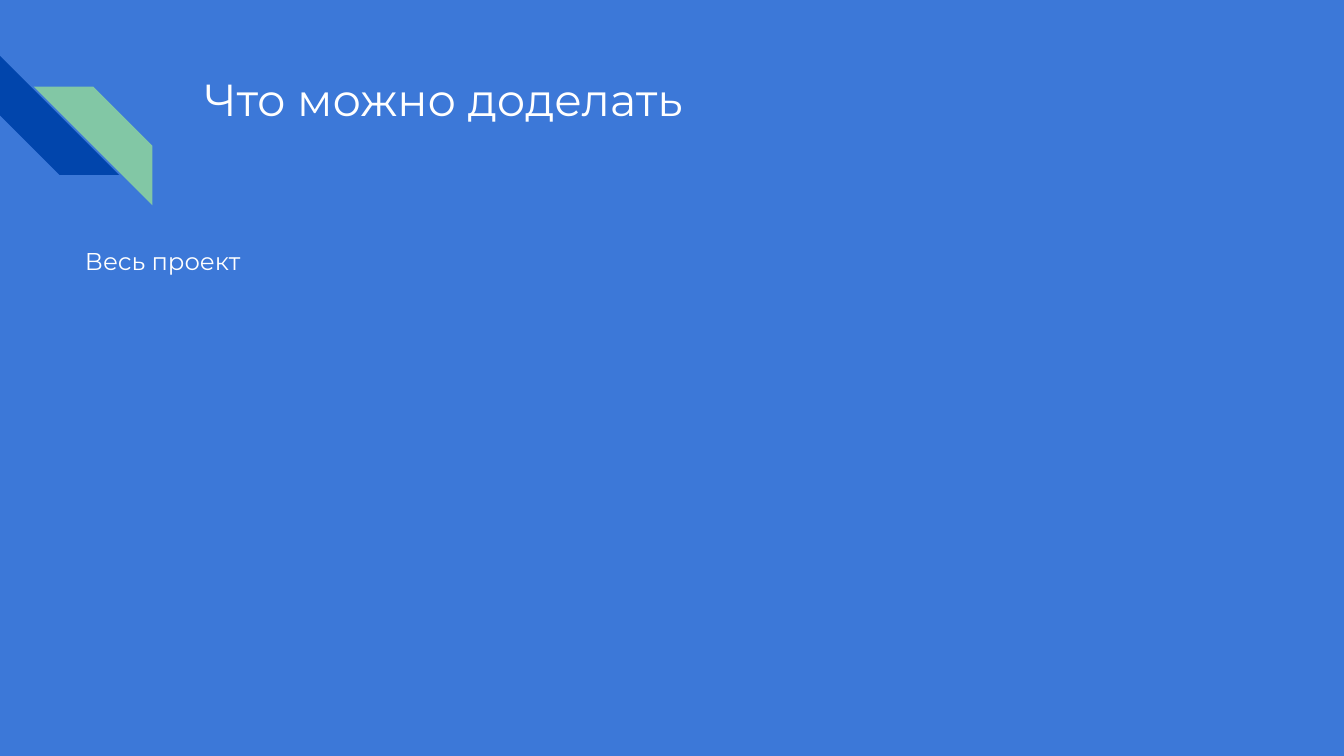
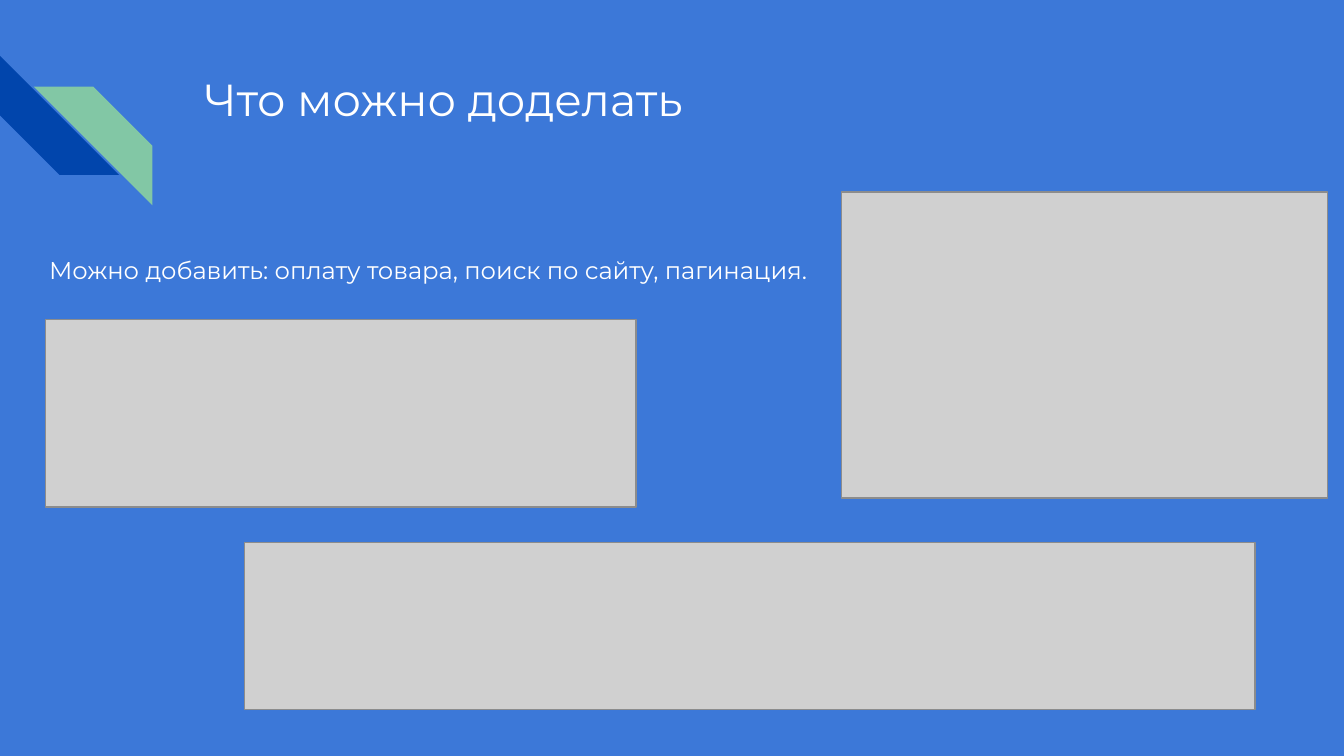
Before and after one commit to Bekoshka/ShopApp, a slide deck: slide 4 of Интернет магазин.pptx. Drawn at 1344x756 pixels with LibreOffice and Linux fonts; fonts in the diff are those of the drawing; grey boxes stand for pictures. Boxes give left, top, right and bottom in pixels: in the first picture for what was removed or moved away, otherwise in the second. Text is boxed around its words. In the diff, an @@ line names an element or a change of style, - is before the commit and + after.

```diff
--- a/Интернет магазин.pptx
+++ b/Интернет магазин.pptx
@@ picture added at (841,192,1327,499) @@
@@ text at (49,260,807,284): text changed @@
-Весь проект
+Можно добавить: оплату товара, поиск по сайту, пагинация.
@@ picture added at (46,320,636,508) @@
@@ picture added at (245,543,1255,710) @@
```
Also in this commit, not shown: 1 other slide changed, 1 slide added, 6 other files.
